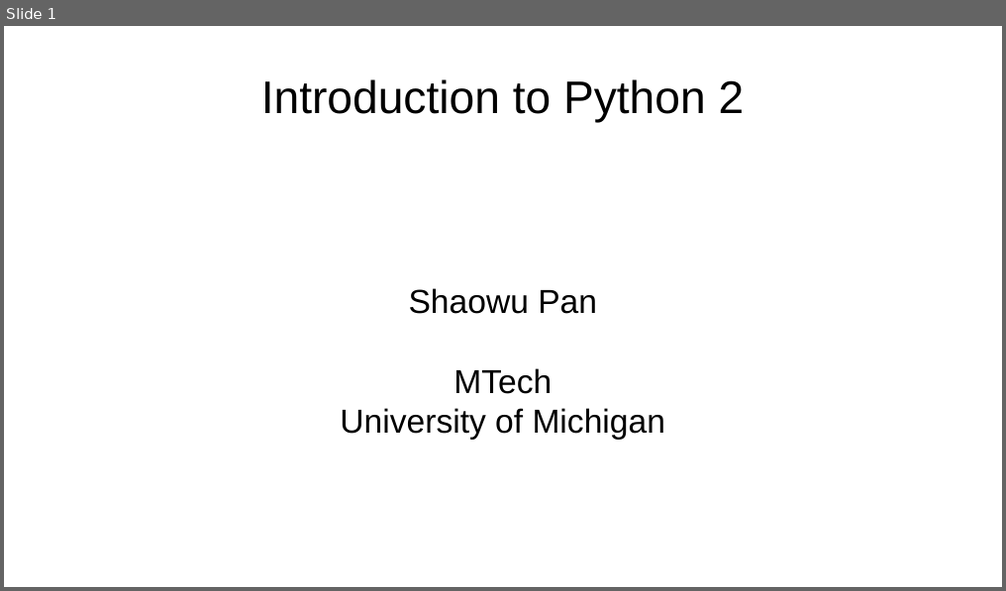
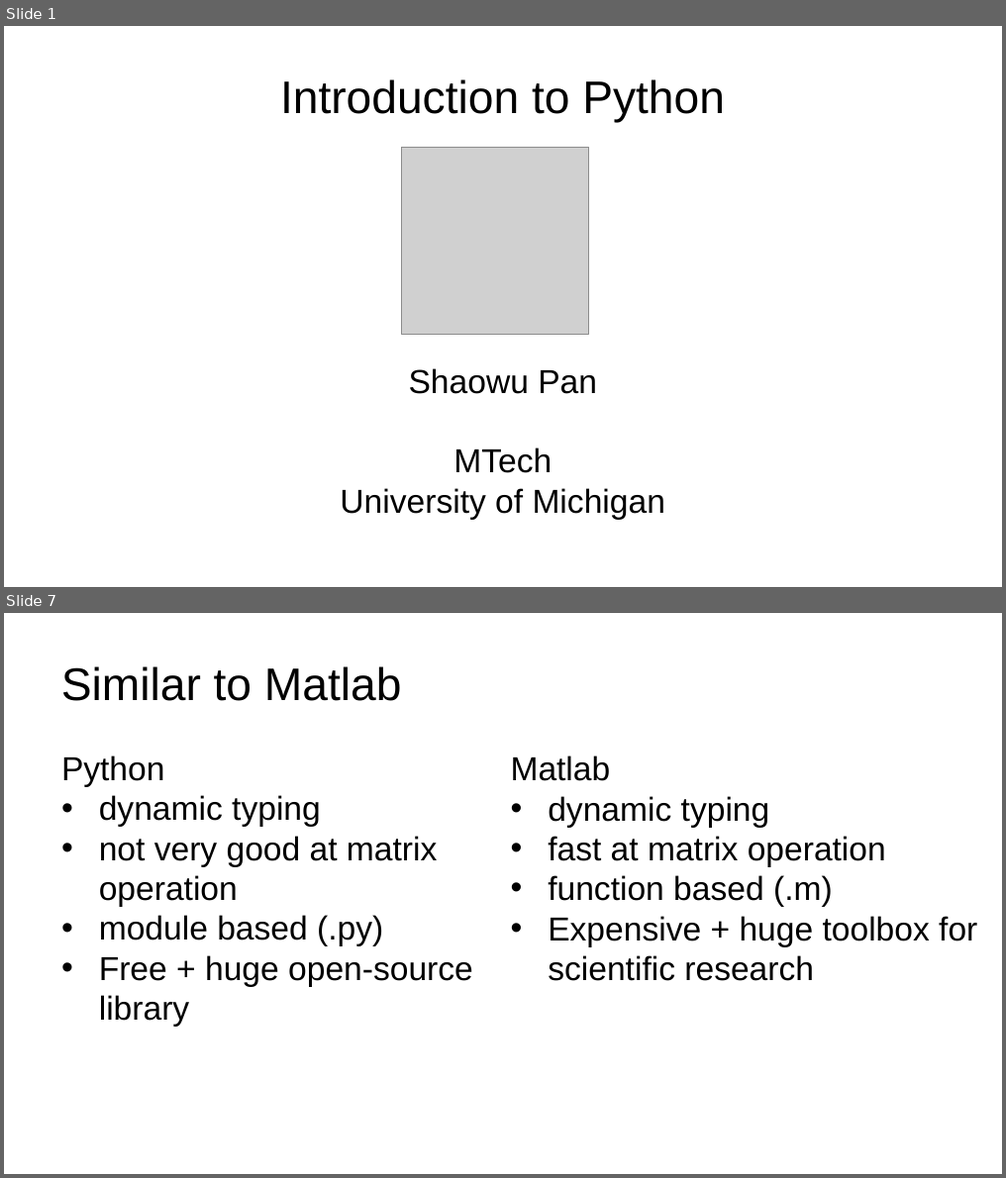
Before and after one commit to pswpswpsw/Mastering-Python-in-One-Hour, a slide deck: intro.pptx. Shown one above the other, each under a label of ours: slide 1 before the commit, slides 1 and 7 after it; the slides between them are not shown. The pictures are 1006x591 and 1006x1178 pixels, drawn with LibreOffice and Linux fonts; fonts in the diff are those of the drawing; grey boxes stand for pictures. Boxes give left, top, right and bottom in pixels: in the first picture for what was removed or moved away, otherwise in the second. Text is boxed around its words. In the diff, an @@ line names an element or a change of style, - is before the commit and + after.

```diff
--- a/intro.pptx
+++ b/intro.pptx
@@ slide 7 added at bbox=[4, 613, 1002, 1174], background #FFFFFF @@
@@ text added at bbox=[61, 666, 402, 701], 44 pt, text #000000 @@
+Similar to Matlab
@@ text added at bbox=[61, 756, 473, 1027], 32 pt, text #000000 @@
+Python
+• dynamic typing
+• not very good at matrix operation
+• module based (.py)
+• Free + huge open-source library
@@ text added at bbox=[511, 756, 977, 981], 32 pt, text #000000 @@
+Matlab
+• dynamic typing
+• fast at matrix operation
+• function based (.m)
+• Expensive + huge toolbox for scientific research
@@ slide 1 changed as well @@
@@ text at bbox=[280, 79, 725, 123]: text changed @@
-Introduction to Python 2
+Introduction to Python
@@ text "Shaowu Pan": place and size @@
-text "Shaowu Pan" at bbox=[340, 288, 665, 440]
+text "Shaowu Pan" at bbox=[340, 369, 665, 520]
@@ picture added at bbox=[402, 148, 589, 335] @@
```
Also in this commit, not shown: 6 other slides changed, 18 other slides added, 24 slides removed, 17 other files.
